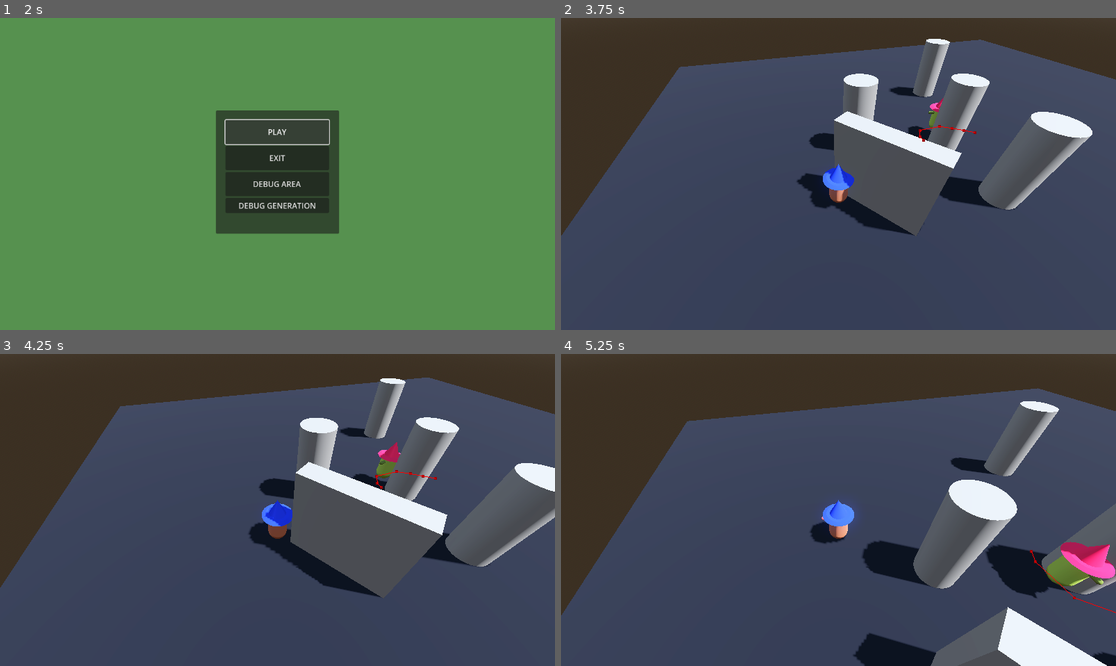
Above: before the commit, frames 1-4 (two rows, left to right).
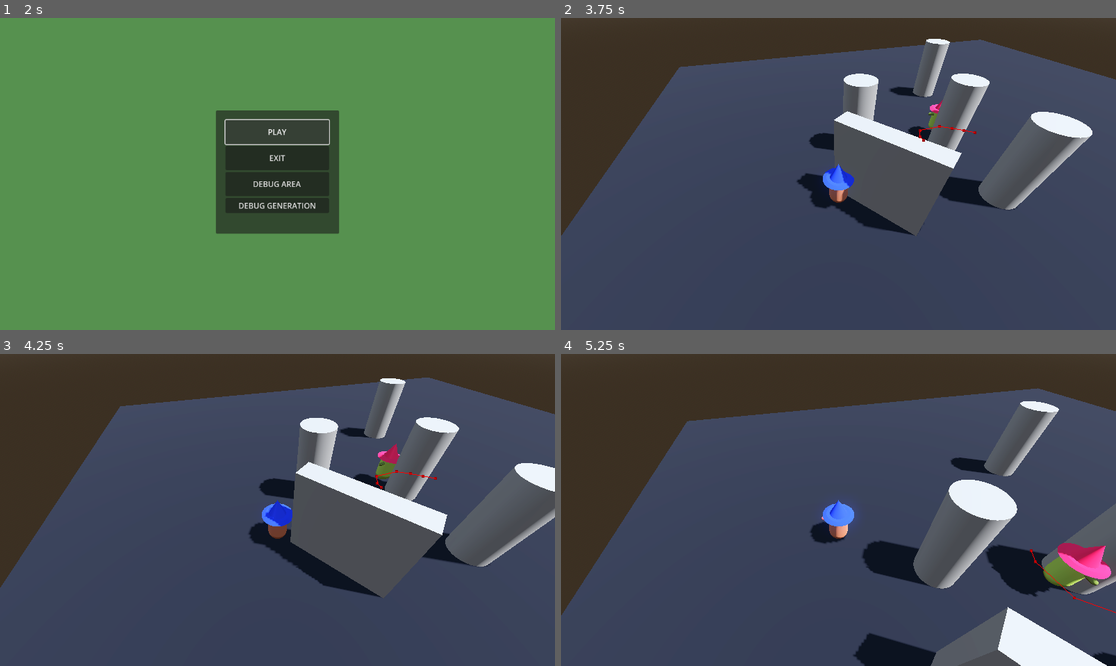
Above: after the commit, the same moments.

Repository: saba-kal/library-game
Game: Godot game, scene res://scenes/main_menu/main_menu.tscn
Two runs of this game, one before a commit and one after it. Both use one fixed random seed, a clock stepped at 60 frames per second and the inputs below.
Inputs:
- Up to frame 1 (2 s): click "PLAY" at 0.5 s; click "PLAY" at 1.25 s
- Up to frame 2 (3.75 s): click "DEBUG AREA" at 2 s; hold Q (cam_left) 2.78-3.53 s; hold W (up) from 2.78 s (still down); tap E (cam_right) at 3.6 s
- Up to frame 3 (4.25 s): keep holding W (up)
- Up to frame 4 (5.25 s): release W (up) at 4.28 s; hold Space (dash) 4.28-5.03 s; hold A (left) from 4.28 s (still down); tap Q (cam_left) at 5.1 s

Frame 1 is identical in both runs. In frame 2, less than 0.1% of the frame differs, in the area x 62-69%, y 25-37%; in frame 3, less than 0.1%; in frame 4, 0.5%, in the area x 78-100%, y 60-79%.

Commit message:
Fix: Gravity added to enemy, to stop them from flying slightly upward while moving.

Diff:
--- a/scripts/enemies/enemy_base.gd
+++ b/scripts/enemies/enemy_base.gd
@@ -1,5 +1,8 @@
 extends CharacterBody3D
 
 
-func _physics_process(_delta: float) -> void:
+func _physics_process(delta: float) -> void:
+	if not is_on_floor():
+		velocity += get_gravity() * delta
+
 	move_and_slide()
